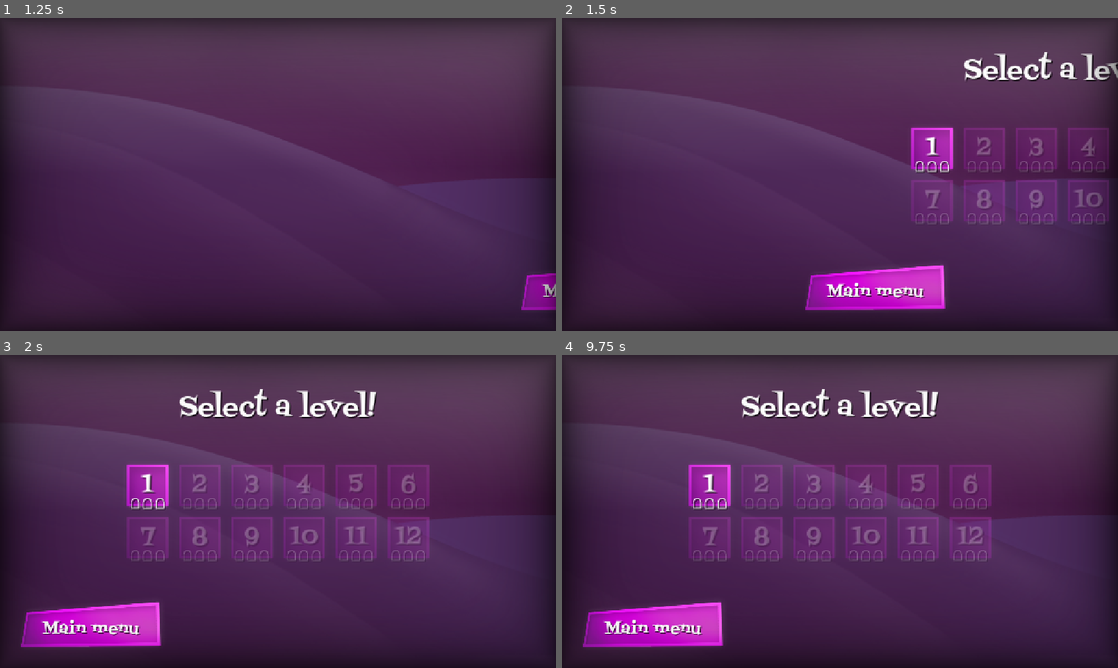
Above: before the commit, frames 1-4 (two rows, left to right).
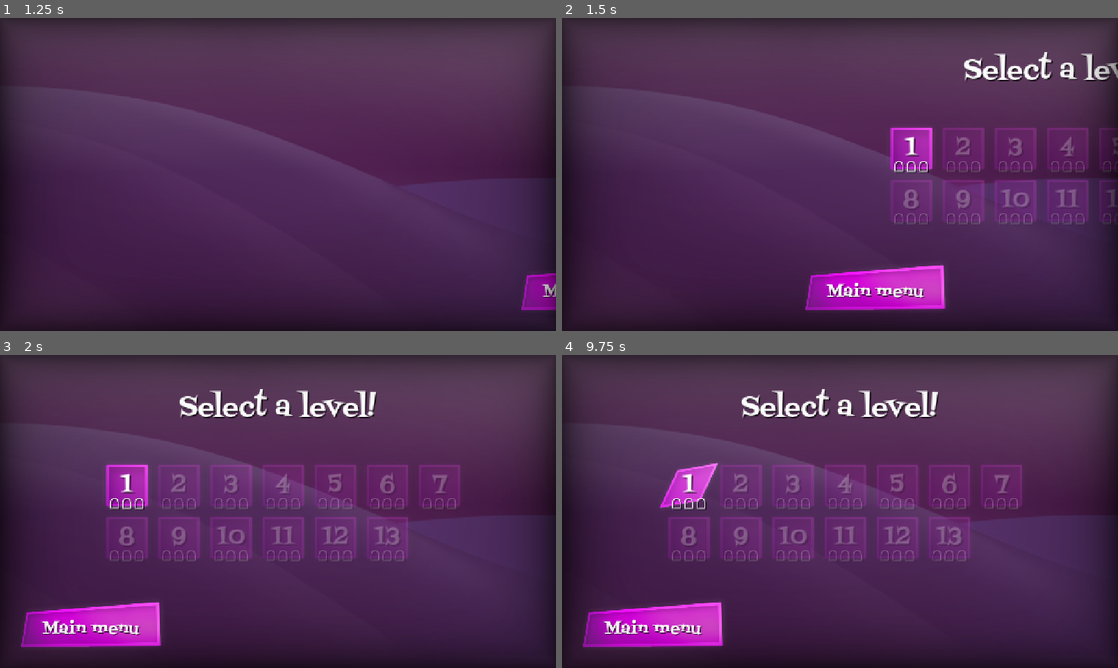
Above: after the commit, the same moments.

Repository: KettLovahr/ludum-dare-58
Game: Godot game, scene res://Scenes/Interface/main_menu.tscn
Two runs of this game, one before a commit and one after it. Both use one fixed random seed, a clock stepped at 60 frames per second and the inputs below. The engine's default icon, where the game draws it, is replaced by a stand-in: a white triangle on a blue panel in a dark square.
Inputs (mouse positions are in pixels of both pictures, inside the frame that each line leads up to):
- Up to frame 1 (1.25 s): click "Start!" at 0.5 s
- Up to frame 2 (1.5 s): move the mouse to (962, 158) at 1.27 s; hold Right (move_right) from 1.28 s (still down); tap Space (move_action) at 1.35 s; click (962, 158) at 1.42 s
- Up to frame 3 (2 s): keep holding Right (move_right); tap Up (move_up) at 1.52 s
- Up to frame 4 (9.75 s): release Right (move_right) at 2 s; click "1" at 2 s; click "Main menu" at 2.75 s; click "1" at 3.5 s; click "1" at 4.25 s; click "1" at 5 s; tap A at 5.75 s; move the mouse to (639, 505) at 5.77 s; hold Right (move_right) 5.78-6.5 s; tap Space (move_action) at 5.85, 7.35, 8.1, 8.85, 9.6 s; click (639, 505) at 5.92 s; tap Up (move_up) at 6.02, 8.27, 9.02 s; click "Start!" at 6.5 s; move the mouse to (895, 442) at 7.27 s; hold Left (move_left) 7.28-8.03 s; tap R (reset) at 8, 8.75, 9.4, 9.5 s; move the mouse to (812, 574) at 8.02 s; hold Right (move_right) 8.03-9.53 s; click (812, 574) at 8.17 s; move the mouse to (1006, 558) at 8.77 s; move the mouse to (673, 464) at 9.52 s; hold Left (move_left) from 9.53 s (still down)

Frame 1 is identical in both runs. In frame 2, 3.7% of the frame differs, in the area x 59-100%, y 34-66%; in frame 3, 5.3%; in frame 4, 5.5%, in the area x 17-83%, y 34-66%.

Commit message:
meu ultimo nivel!!

Diff:
--- a/Scenes/Autoloads/game_state.tscn
+++ b/Scenes/Autoloads/game_state.tscn
@@ -4,4 +4,4 @@
 
 [node name="GameState" type="Node"]
 script = ExtResource("1_y8yhq")
-level_scene_paths = Array[String](["res://Scenes/Levels/Dead …(409 unchanged characters)… scn", "res://Scenes/Levels/Hangman.tscn"])
+level_scene_paths = Array[String](["res://Scenes/Levels/Dead …(409 unchanged characters)… scn", "res://Scenes/Levels/Hangman.tscn", "res://Scenes/Levels/SolveTheRibble.tscn"])
--- a/Scenes/Interface/main_menu.tscn
+++ b/Scenes/Interface/main_menu.tscn
@@ -594,7 +594,7 @@
 pivot_offset = Vector2(281, 88)
 theme_override_constants/h_separation = 16
 theme_override_constants/v_separation = 16
-columns = 6
+columns = 7
 
 [node name="MainMenu" parent="Levels" instance=ExtResource("5_qr3g5")]
 layout_mode = 0
--- /dev/null
+++ b/Scenes/Levels/SolveTheRibble.tscn
@@ -0,0 +1,535 @@
+[gd_scene load_steps=35 format=3 uid="uid://ddtlvr1djjgfk"]
+
+[ext_resource type="Script" uid="uid://b5jtu2xxo8yqw" path="res://Scenes/Levels/LevelState.gd" id="1_l45mr"]
+[ext_resource type="Texture2D" uid="uid://hiff0j0fqt5r" path="res://Assets/Environment/Background.png" id="2_mgths"]
+[ext_resource type="PackedScene" uid="uid://bajlrrg5f56a2" path="res://Scenes/Objects/Player/PlayerRoot.tscn" id="3_j2w8j"]
+[ext_resource type="PackedScene" uid="uid://bnichbfjk6ywa" path="res://Scenes/Objects/Player/Parts/Skull/Skull.tscn" id="4_jtwkq"]
+[ext_resource type="PackedScene" uid="uid://ckjovd4m5x8h4" path="res://Scenes/Objects/Player/Parts/Leg/Leg.tscn" id="5_4a1hh"]
+[ext_resource type="PackedScene" uid="uid://ctvb2v4km3wmk" path="res://Scenes/Objects/Player/Parts/Arm/Arm.tscn" id="6_mgths"]
+[ext_resource type="PackedScene" uid="uid://kxlkspfj2w2j" path="res://Scenes/Objects/Player/Parts/Ribcage/Ribcage.tscn" id="6_t6nwv"]
+[ext_resource type="Texture2D" uid="uid://bnflm07rloebr" path="res://Assets/Environment/Grass.png" id="7_bipyo"]
+[ext_resource type="PackedScene" uid="uid://b52cmf1ht8src" path="res://Scenes/Objects/Grate/Grate.tscn" id="8_ce44e"]
+[ext_resource type="PackedScene" uid="uid://dum6w4upon77l" path="res://Scenes/Objects/Coin/Coin.tscn" id="9_otr4f"]
+[ext_resource type="PackedScene" uid="uid://b3ye10a2hbdvu" path="res://Scenes/Objects/Flag/Flag.tscn" id="10_853vc"]
+[ext_resource type="Texture2D" uid="uid://cru0s563eo1hi" path="res://Assets/Environment/Gate1.png" id="11_tkasa"]
+[ext_resource type="Script" uid="uid://copkvyjkqf2bk" path="res://Scenes/Objects/Gate/Gate.gd" id="12_kbq0r"]
+[ext_resource type="Texture2D" uid="uid://d2hybql55xxvh" path="res://Assets/Environment/Gate2.png" id="13_5021s"]
+[ext_resource type="Texture2D" uid="uid://dlrav1pwdg8da" path="res://Assets/Interface/Vignette.png" id="14_r5rbg"]
+[ext_resource type="FontFile" uid="uid://cpa2mhplu6bvo" path="res://Assets/Fonts/FontdinerSwanky-Regular.ttf" id="15_xm03o"]
+[ext_resource type="PackedScene" uid="uid://ckuh1tjs1rgx1" path="res://Scenes/Objects/Button/BlueButton.tscn" id="17_3c2di"]
+[ext_resource type="PackedScene" uid="uid://cvtr13jyty6h8" path="res://Scenes/Objects/Lever/Lever.tscn" id="18_j2w8j"]
+
+[sub_resource type="RectangleShape2D" id="RectangleShape2D_1u1uf"]
+size = Vector2(652, 262)
+
+[sub_resource type="RectangleShape2D" id="RectangleShape2D_l45mr"]
+size = Vector2(242, 248)
+
+[sub_resource type="RectangleShape2D" id="RectangleShape2D_otr4f"]
+size = Vector2(94, 291)
+
+[sub_resource type="RectangleShape2D" id="RectangleShape2D_mgths"]
+size = Vector2(348, 79)
+
+[sub_resource type="RectangleShape2D" id="RectangleShape2D_853vc"]
+size = Vector2(219, 216)
+
+[sub_resource type="RectangleShape2D" id="RectangleShape2D_t6nwv"]
+size = Vector2(94, 216)
+
+[sub_resource type="RectangleShape2D" id="RectangleShape2D_8qdnk"]
+size = Vector2(108, 1335)
+
+[sub_resource type="RectangleShape2D" id="RectangleShape2D_bipyo"]
+size = Vector2(131, 761)
+
+[sub_resource type="RectangleShape2D" id="RectangleShape2D_ce44e"]
+size = Vector2(209, 78)
+
+[sub_resource type="RectangleShape2D" id="RectangleShape2D_jpq32"]
+size = Vector2(673.315, 44)
+
+[sub_resource type="RectangleShape2D" id="RectangleShape2D_f3jbl"]
+size = Vector2(315.31494, 44)
+
+[sub_resource type="RectangleShape2D" id="RectangleShape2D_cxnbb"]
+size = Vector2(270.31494, 44)
+
+[sub_resource type="RectangleShape2D" id="RectangleShape2D_4a1hh"]
+size = Vector2(624.31494, 44)
+
+[sub_resource type="RectangleShape2D" id="RectangleShape2D_jtwkq"]
+size = Vector2(70.31494, 310)
+
+[sub_resource type="RectangleShape2D" id="RectangleShape2D_j2w8j"]
+size = Vector2(347.31494, 191)
+
+[sub_resource type="LabelSettings" id="LabelSettings_57lp3"]
+font = ExtResource("15_xm03o")
+font_size = 32
+shadow_size = 0
+shadow_color = Color(0, 0, 0, 0.64705884)
+shadow_offset = Vector2(3, 3)
+
+[node name="Level" type="Node2D" node_paths=PackedStringArray("coin", "flag")]
+script = ExtResource("1_l45mr")
+target_time = 120.0
+coin = NodePath("Coin")
+flag = NodePath("Flag")
+
+[node name="CanvasLayer2" type="CanvasLayer" parent="."]
+layer = -1
+
+[node name="Background" type="Sprite2D" parent="CanvasLayer2"]
+position = Vector2(640, 360)
+texture = ExtResource("2_mgths")
+metadata/_edit_lock_ = true
+
+[node name="PlayerRoot" parent="." instance=ExtResource("3_j2w8j")]
+
+[node name="Skull" parent="PlayerRoot" instance=ExtResource("4_jtwkq")]
+position = Vector2(526, 135)
+
+[node name="Leg1" parent="PlayerRoot" instance=ExtResource("5_4a1hh")]
+position = Vector2(234, 124)
+
+[node name="Leg2" parent="PlayerRoot" instance=ExtResource("5_4a1hh")]
+position = Vector2(387, 121)
+
+[node name="Arm1" parent="PlayerRoot" instance=ExtResource("6_mgths")]
+position = Vector2(1318, 110)
+
+[node name="Ribcage" parent="PlayerRoot" instance=ExtResource("6_t6nwv")]
+position = Vector2(1690, -180)
+
+[node name="Ground1" type="NinePatchRect" parent="."]
+offset_left = -63.0
+offset_top = 571.0
+offset_right = 608.0
+offset_bottom = 849.0
+texture = ExtResource("7_bipyo")
+patch_margin_left = 24
+patch_margin_top = 30
+patch_margin_right = 24
+patch_margin_bottom = 24
+axis_stretch_horizontal = 2
+metadata/_edit_group_ = true
+
+[node name="StaticBody2D" type="StaticBody2D" parent="Ground1"]
+
+[node name="CollisionShape2D" type="CollisionShape2D" parent="Ground1/StaticBody2D"]
+position = Vector2(335, 136)
+shape = SubResource("RectangleShape2D_1u1uf")
+
+[node name="Ground2" type="NinePatchRect" parent="."]
+offset_left = 1008.0
+offset_top = 571.0
+offset_right = 1269.0
+offset_bottom = 841.0
+texture = ExtResource("7_bipyo")
+patch_margin_left = 24
+patch_margin_top = 30
+patch_margin_right = 24
+patch_margin_bottom = 24
+axis_stretch_horizontal = 2
+metadata/_edit_group_ = true
+
+[node name="StaticBody2D" type="StaticBody2D" parent="Ground2"]
+
+[node name="CollisionShape2D" type="CollisionShape2D" parent="Ground2/StaticBody2D"]
+position = Vector2(130, 129)
+shape = SubResource("RectangleShape2D_l45mr")
+
+[node name="Ground6" type="NinePatchRect" parent="."]
+offset_left = 1839.0
+offset_top = -176.0
+offset_right = 1951.0
+offset_bottom = 137.0
+texture = ExtResource("7_bipyo")
+patch_margin_left = 24
+patch_margin_top = 30
+patch_margin_right = 24
+patch_margin_bottom = 24
+axis_stretch_horizontal = 2
+metadata/_edit_group_ = true
+
+[node name="StaticBody2D" type="StaticBody2D" parent="Ground6"]
+
+[node name="CollisionShape2D" type="CollisionShape2D" parent="Ground6/StaticBody2D"]
+position = Vector2(56, 150.5)
+shape = SubResource("RectangleShape2D_otr4f")
+
+[node name="Ground3" type="NinePatchRect" parent="."]
+offset_left = 1712.0
+offset_top = 112.0
+offset_right = 2081.0
+offset_bottom = 205.0
+texture = ExtResource("7_bipyo")
+patch_margin_left = 24
+patch_margin_top = 30
+patch_margin_right = 24
+patch_margin_bottom = 24
+axis_stretch_horizontal = 2
+metadata/_edit_group_ = true
+
+[node name="StaticBody2D" type="StaticBody2D" parent="Ground3"]
+
+[node name="CollisionShape2D" type="CollisionShape2D" parent="Ground3/StaticBody2D"]
+position = Vector2(183, 44.5)
+shape = SubResource("RectangleShape2D_mgths")
+
+[node name="Ground5" type="NinePatchRect" parent="."]
+offset_left = 1540.0
+offset_top = -176.0
+offset_right = 1778.0
+offset_bottom = 54.0
+texture = ExtResource("7_bipyo")
+patch_margin_left = 24
+patch_margin_top = 30
+patch_margin_right = 24
+patch_margin_bottom = 24
+axis_stretch_horizontal = 2
+metadata/_edit_group_ = true
+
+[node name="StaticBody2D" type="StaticBody2D" parent="Ground5"]
+
+[node name="CollisionShape2D" type="CollisionShape2D" parent="Ground5/StaticBody2D"]
+position = Vector2(118.5, 113)
+shape = SubResource("RectangleShape2D_853vc")
+
+[node name="Ground7" type="NinePatchRect" parent="."]
+offset_left = 1372.0
+offset_top = -343.0
+offset_right = 1484.0
+offset_bottom = -113.0
+texture = ExtResource("7_bipyo")
+patch_margin_left = 24
+patch_margin_top = 30
+patch_margin_right = 24
+patch_margin_bottom = 24
+axis_stretch_horizontal = 2
+metadata/_edit_group_ = true
+
+[node name="StaticBody2D" type="StaticBody2D" parent="Ground7"]
+
+[node name="CollisionShape2D" type="CollisionShape2D" parent="Ground7/StaticBody2D"]
+position = Vector2(56, 113)
+shape = SubResource("RectangleShape2D_t6nwv")
+
+[node name="Ground4" type="NinePatchRect" parent="."]
+offset_left = 1047.0
+offset_top = 112.0
+offset_right = 1416.0
+offset_bottom = 205.0
+texture = ExtResource("7_bipyo")
+patch_margin_left = 24
+patch_margin_top = 30
+patch_margin_right = 24
+patch_margin_bottom = 24
+axis_stretch_horizontal = 2
+metadata/_edit_group_ = true
+
+[node name="StaticBody2D" type="StaticBody2D" parent="Ground4"]
+
+[node name="CollisionShape2D" type="CollisionShape2D" parent="Ground4/StaticBody2D"]
+position = Vector2(183, 44.5)
+shape = SubResource("RectangleShape2D_mgths")
+
+[node name="StaticBody2D2" type="StaticBody2D" parent="."]
+position = Vector2(-147, -327)
+
+[node name="CollisionShape2D" type="CollisionShape2D" parent="StaticBody2D2"]
+position = Vector2(65, 444.5)
+shape = SubResource("RectangleShape2D_8qdnk")
+
+[node name="CollisionShape2D2" type="CollisionShape2D" parent="StaticBody2D2"]
+position = Vector2(2472, 479)
+shape = SubResource("RectangleShape2D_8qdnk")
+
+[node name="Grate2" parent="." instance=ExtResource("8_ce44e")]
+position = Vector2(2153, 238)
+metadata/_edit_group_ = true
+
+[node name="CollisionShape2D" parent="Grate2" index="0"]
+position = Vector2(1.5, -189.5)
+shape = SubResource("RectangleShape2D_bipyo")
+
+[node name="NinePatchRect" parent="Grate2" index="1"]
+offset_left = -85.0
+offset_top = -582.0
+offset_right = 88.0
+offset_bottom = 199.0
+
+[node name="Grate3" parent="." instance=ExtResource("8_ce44e")]
+position = Vector2(1801, -289)
+metadata/_edit_group_ = true
+
+[node name="CollisionShape2D" parent="Grate3" index="0"]
+position = Vector2(181.5, -5)
+shape = SubResource("RectangleShape2D_ce44e")
+
+[node name="NinePatchRect" parent="Grate3" index="1"]
+offset_left = 71.0
+offset_top = -55.0
+offset_right = 267.0
+offset_bottom = 38.0
+
+[node name="RedGate3" type="NinePatchRect" parent="."]
+offset_left = -52.0
+offset_top = 146.0
+offset_right = 625.0
+offset_bottom = 194.0
+texture = ExtResource("11_tkasa")
+patch_margin_left = 24
+patch_margin_top = 24
+patch_margin_right = 24
+patch_margin_bottom = 24
+axis_stretch_horizontal = 2
+axis_stretch_vertical = 2
+metadata/_edit_group_ = true
+
+[node name="Triggerable" type="Node" parent="RedGate3"]
+script = ExtResource("12_kbq0r")
+initial_active = true
+
+[node name="StaticBody2D" type="StaticBody2D" parent="RedGate3"]
+
+[node name="CollisionShape2D" type="CollisionShape2D" parent="RedGate3/StaticBody2D"]
+position = Vector2(338.3425, 24)
+shape = SubResource("RectangleShape2D_jpq32")
+
+[node name="RedGate4" type="NinePatchRect" parent="."]
+offset_left = 1717.0
+offset_top = 433.0
+offset_right = 2394.0
+offset_bottom = 481.0
+texture = ExtResource("11_tkasa")
+patch_margin_left = 24
+patch_margin_top = 24
+patch_margin_right = 24
+patch_margin_bottom = 24
+axis_stretch_horizontal = 2
+axis_stretch_vertical = 2
+metadata/_edit_group_ = true
+
+[node name="Triggerable" type="Node" parent="RedGate4"]
+script = ExtResource("12_kbq0r")
+
+[node name="StaticBody2D" type="StaticBody2D" parent="RedGate4"]
+
+[node name="CollisionShape2D" type="CollisionShape2D" parent="RedGate4/StaticBody2D"]
+position = Vector2(338.3425, 24)
+shape = SubResource("RectangleShape2D_jpq32")
+
+[node name="RedGate5" type="NinePatchRect" parent="."]
+offset_left = 1403.0
+offset_top = 115.0
+offset_right = 1722.0
+offset_bottom = 163.0
+texture = ExtResource("11_tkasa")
+patch_margin_left = 24
+patch_margin_top = 24
+patch_margin_right = 24
+patch_margin_bottom = 24
+axis_stretch_horizontal = 2
+axis_stretch_vertical = 2
+metadata/_edit_group_ = true
+
+[node name="Triggerable" type="Node" parent="RedGate5"]
+script = ExtResource("12_kbq0r")
+initial_active = true
+
+[node name="StaticBody2D" type="StaticBody2D" parent="RedGate5"]
+
+[node name="CollisionShape2D" type="CollisionShape2D" parent="RedGate5/StaticBody2D"]
+position = Vector2(159.34253, 24)
+shape = SubResource("RectangleShape2D_f3jbl")
+
+[node name="Coin" parent="." instance=ExtResource("9_otr4f")]
+position = Vector2(84, -262)
+
+[node name="Flag" parent="." node_paths=PackedStringArray("player_root") instance=ExtResource("10_853vc")]
+position = Vector2(49, 146)
+collision_layer = 2
+collision_mask = 2
+player_root = NodePath("../PlayerRoot")
+
+[node name="BlueGate2" type="NinePatchRect" parent="."]
+offset_left = 672.0
+offset_top = 556.0
+offset_right = 946.0
+offset_bottom = 604.0
+texture = ExtResource("13_5021s")
+patch_margin_left = 24
+patch_margin_top = 24
+patch_margin_right = 24
+patch_margin_bottom = 24
+axis_stretch_horizontal = 2
+axis_stretch_vertical = 2
+metadata/_edit_group_ = true
+
+[node name="Triggerable" type="Node" parent="BlueGate2"]
+script = ExtResource("12_kbq0r")
+
+[node name="StaticBody2D" type="StaticBody2D" parent="BlueGate2"]
+
+[node name="CollisionShape2D" type="CollisionShape2D" parent="BlueGate2/StaticBody2D"]
+position = Vector2(136.84253, 24)
+shape = SubResource("RectangleShape2D_cxnbb")
+
+[node name="BlueGate3" type="NinePatchRect" parent="."]
+offset_left = 1355.0
+offset_top = 504.0
+offset_right = 1629.0
+offset_bottom = 552.0
+texture = ExtResource("13_5021s")
+patch_margin_left = 24
+patch_margin_top = 24
+patch_margin_right = 24
+patch_margin_bottom = 24
+axis_stretch_horizontal = 2
+axis_stretch_vertical = 2
+metadata/_edit_group_ = true
+
+[node name="Triggerable" type="Node" parent="BlueGate3"]
+script = ExtResource("12_kbq0r")
+
+[node name="StaticBody2D" type="StaticBody2D" parent="BlueGate3"]
+
+[node name="CollisionShape2D" type="CollisionShape2D" parent="BlueGate3/StaticBody2D"]
+position = Vector2(136.84253, 24)
+shape = SubResource("RectangleShape2D_cxnbb")
+
+[node name="BlueGate5" type="NinePatchRect" parent="."]
+offset_left = -52.0
+offset_top = -203.0
+offset_right = 576.0
+offset_bottom = -155.0
+texture = ExtResource("13_5021s")
+patch_margin_left = 24
+patch_margin_top = 24
+patch_margin_right = 24
+patch_margin_bottom = 24
+axis_stretch_horizontal = 2
+axis_stretch_vertical = 2
+metadata/_edit_group_ = true
+
+[node name="Triggerable" type="Node" parent="BlueGate5"]
+script = ExtResource("12_kbq0r")
+initial_active = true
+
+[node name="StaticBody2D" type="StaticBody2D" parent="BlueGate5"]
+
+[node name="CollisionShape2D" type="CollisionShape2D" parent="BlueGate5/StaticBody2D"]
+position = Vector2(313.84253, 24)
+shape = SubResource("RectangleShape2D_4a1hh")
+
+[node name="BlueGate4" type="NinePatchRect" parent="."]
+offset_left = 626.0
+offset_top = -121.0
+offset_right = 700.0
+offset_bottom = 193.0
+texture = ExtResource("13_5021s")
+patch_margin_left = 24
+patch_margin_top = 24
+patch_margin_right = 24
+patch_margin_bottom = 24
+axis_stretch_horizontal = 2
+axis_stretch_vertical = 2
+metadata/_edit_group_ = true
+
+[node name="Triggerable" type="Node" parent="BlueGate4"]
+script = ExtResource("12_kbq0r")
+initial_active = true
+
+[node name="StaticBody2D" type="StaticBody2D" parent="BlueGate4"]
+
+[node name="CollisionShape2D" type="CollisionShape2D" parent="BlueGate4/StaticBody2D"]
+position = Vector2(36.84253, 157)
+shape = SubResource("RectangleShape2D_jtwkq")
+
+[node name="BlueGate7" type="NinePatchRect" parent="."]
+offset_left = 203.0
+offset_top = -631.0
+offset_right = 328.0
+offset_bottom = -290.0
+texture = ExtResource("13_5021s")
+patch_margin_left = 24
+patch_margin_top = 24
+patch_margin_right = 24
+patch_margin_bottom = 24
+axis_stretch_horizontal = 2
+axis_stretch_vertical = 2
+metadata/_edit_group_ = true
+
+[node name="Triggerable" type="Node" parent="BlueGate7"]
+script = ExtResource("12_kbq0r")
+initial_active = true
+
+[node name="StaticBody2D" type="StaticBody2D" parent="BlueGate7"]
+
+[node name="CollisionShape2D" type="CollisionShape2D" parent="BlueGate7/StaticBody2D"]
+position = Vector2(62.34253, 171)
+shape = SubResource("RectangleShape2D_jtwkq")
+
+[node name="BlueGate6" type="NinePatchRect" parent="."]
+offset_left = 700.0
+offset_top = -3.0
+offset_right = 1051.0
+offset_bottom = 192.0
+texture = ExtResource("13_5021s")
+patch_margin_left = 24
+patch_margin_top = 24
+patch_margin_right = 24
+patch_margin_bottom = 24
+axis_stretch_horizontal = 2
+axis_stretch_vertical = 2
+metadata/_edit_group_ = true
+
+[node name="Triggerable" type="Node" parent="BlueGate6"]
+script = ExtResource("12_kbq0r")
+initial_active = true
+
+[node name="StaticBody2D" type="StaticBody2D" parent="BlueGate6"]
+
+[node name="CollisionShape2D" type="CollisionShape2D" parent="BlueGate6/StaticBody2D"]
+position = Vector2(175.34253, 97.5)
+shape = SubResource("RectangleShape2D_j2w8j")
+
+[node name="CanvasLayer" type="CanvasLayer" parent="."]
+
+[node name="Vignette" type="Sprite2D" parent="CanvasLayer"]
+position = Vector2(640, 360)
+texture = ExtResource("14_r5rbg")
+metadata/_edit_lock_ = true
+
+[node name="Label" type="Label" parent="CanvasLayer"]
+anchors_preset = 7
+anchor_left = 0.5
+anchor_top = 1.0
+anchor_right = 0.5
+anchor_bottom = 1.0
+offset_left = -640.0
+offset_top = -70.0
+offset_right = 640.0
+offset_bottom = -21.0
+grow_horizontal = 2
+grow_vertical = 0
+text = "14. Solve the Ribble"
+label_settings = SubResource("LabelSettings_57lp3")
+horizontal_alignment = 1
+
+[node name="Camera2D" type="Camera2D" parent="."]
+position = Vector2(1117, 145)
+zoom = Vector2(0.55, 0.55)
+
+[node name="Button2" parent="." node_paths=PackedStringArray("connected_items") instance=ExtResource("17_3c2di")]
+position = Vector2(1786, 117)
+connected_items = [NodePath("../BlueGate2/Triggerable"), NodePath("../BlueGate3/Triggerable"), NodePath("../BlueGate5/Triggerable"), NodePath("../BlueGate4/Triggerable"), NodePath("../BlueGate6/Triggerable"), NodePath("../BlueGate7/Triggerable")]
+
+[node name="Lever" parent="." node_paths=PackedStringArray("connected_items") instance=ExtResource("18_j2w8j")]
+position = Vector2(1162, 116)
+connected_items = [NodePath("../RedGate3/Triggerable"), NodePath("../RedGate4/Triggerable"), NodePath("../RedGate5/Triggerable")]
+
+[editable path="Grate2"]
+[editable path="Grate3"]
--- a/Scenes/Objects/Player/Parts/Skull/Skull.tscn
+++ b/Scenes/Objects/Player/Parts/Skull/Skull.tscn
@@ -8,7 +8,7 @@
 size = Vector2(48, 54)
 
 [sub_resource type="RectangleShape2D" id="RectangleShape2D_oidbk"]
-size = Vector2(36, 18)
+size = Vector2(48, 18)
 
 [sub_resource type="CircleShape2D" id="CircleShape2D_mk1gw"]
 radius = 40.012497
